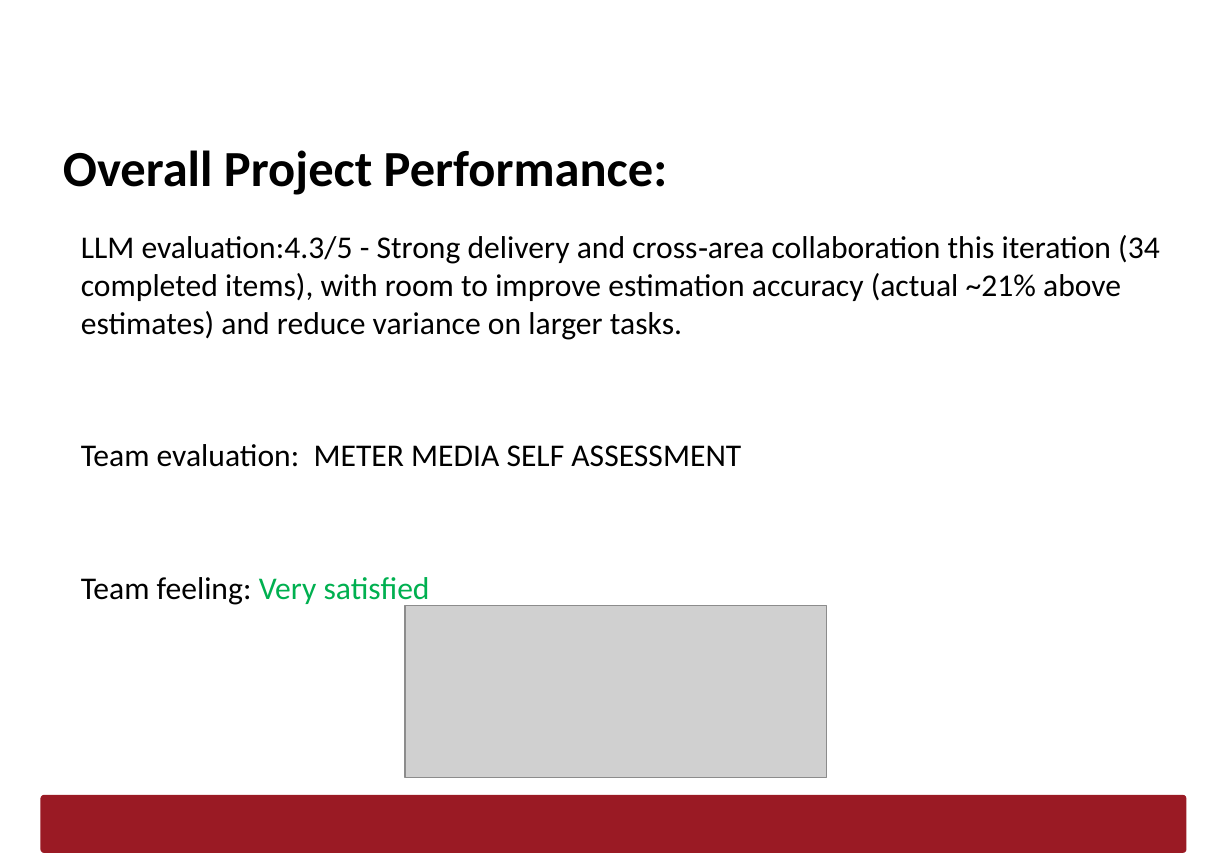
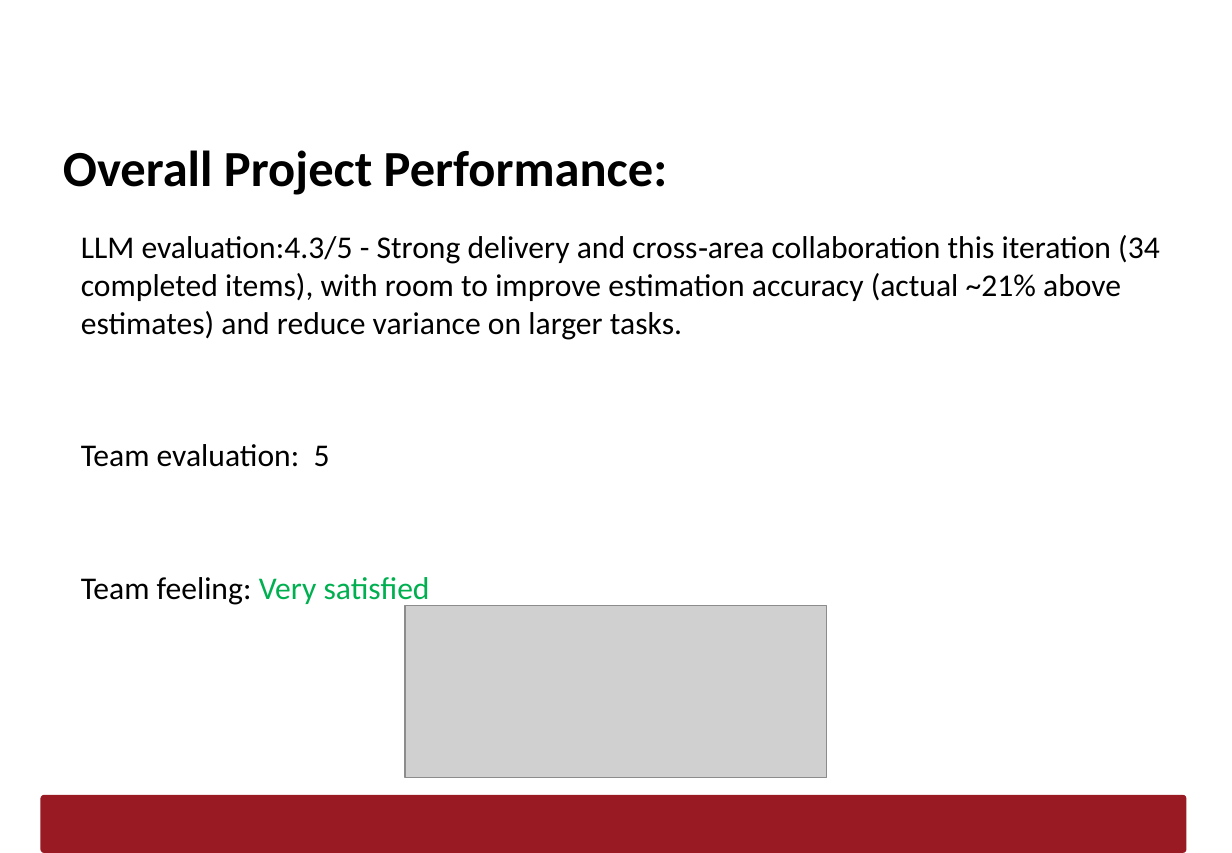
Before and after one commit to AfonsoMachado1892/Logistics-on-Rails, a slide deck: slide 15 of Scrum/sprint2/LAPR3-Sprint2-Report_G092.pptx. Drawn at 1232x853 pixels with LibreOffice and Linux fonts; fonts in the diff are those of the drawing; grey boxes stand for pictures; background and template pictures are left out. Boxes give left, top, right and bottom in pixels: in the first picture for what was removed or moved away, otherwise in the second. Text is boxed around its words. In the diff, an @@ line names an element or a change of style, - is before the commit and + after.

Commit message:
[SELF-ASSESSMENT]:Finished last slide

```diff
--- a/Scrum/sprint2/LAPR3-Sprint2-Report_G092.pptx
+++ b/Scrum/sprint2/LAPR3-Sprint2-Report_G092.pptx
@@ text at [81, 444, 330, 467]: text changed @@
-Team evaluation: METER MEDIA SELF ASSESSMENT
+Team evaluation: 5
```
